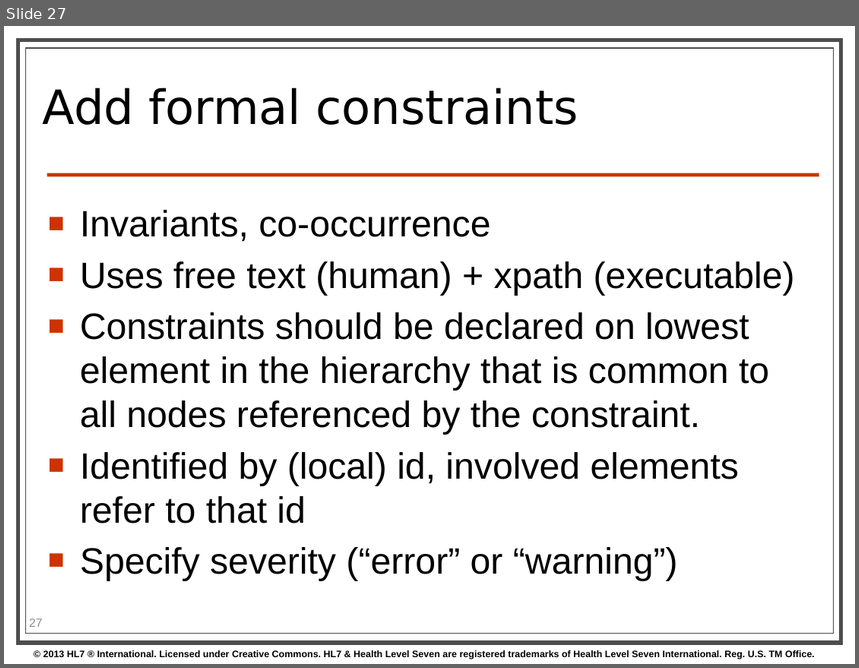
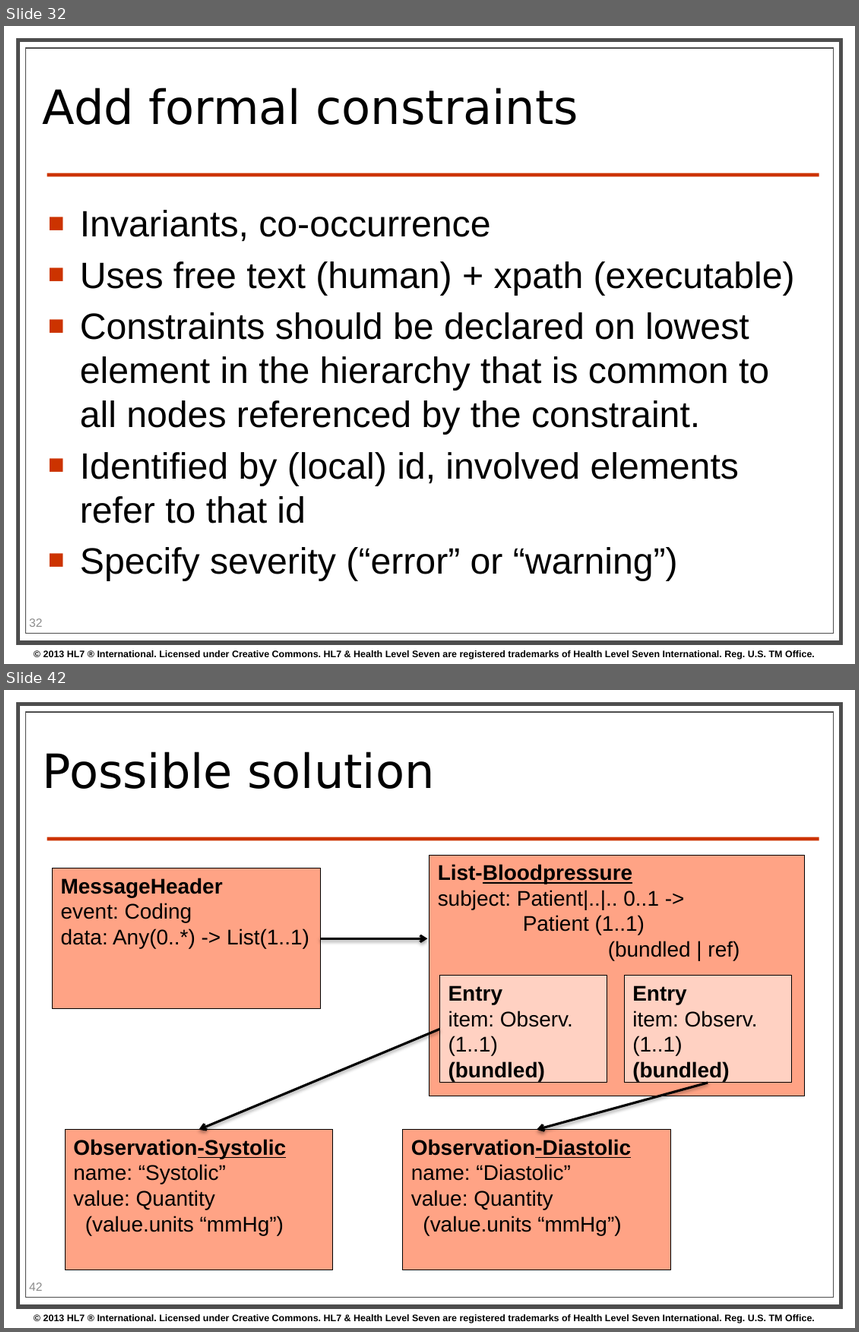
Before and after one commit to kevinpeterson/fhir, a slide deck: presentations/2014-01 Tutorials/201401 - San Antonio - Profiling FHIR.pptx. Shown one above the other, each under a label of ours: slide 27 before the commit, slides 32 and 42 after it; the slides between them are not shown. The pictures are 859x668 and 859x1332 pixels, drawn with LibreOffice and Linux fonts; fonts in the diff are those of the drawing; background and template pictures are left out. Boxes give left, top, right and bottom in pixels: in the first picture for what was removed or moved away, otherwise in the second. Text is boxed around its words. In the diff, an @@ line names an element or a change of style, - is before the commit and + after.

```diff
--- a/presentations/2014-01 Tutorials/201401 - San Antonio - Profiling FHIR.pptx
+++ b/presentations/2014-01 Tutorials/201401 - San Antonio - Profiling FHIR.pptx
@@ slide 42 added at (x1=4, y1=690, x2=855, y2=1328), background #FFFFFF; not listed: 4 template elements that a slide beside it also shows @@
@@ title added at (x1=43, y1=752, x2=435, y2=789), 40 pt, text #000000 @@
+Possible solution
@@ rectangle added at (x1=53, y1=869, x2=321, y2=1009), fill #FFA385, outline #000000 0.75 pt, 18 pt, text #000000 @@
+MessageHeader
+event: Coding
+data: Any(0..*) -> List(1..1)
@@ rectangle added at (x1=430, y1=855, x2=805, y2=1096), fill #FFA385, outline #000000 0.75 pt, 18 pt, text #000000 @@
+List-Bloodpressure
+subject: Patient|..|.. 0..1 ->
+Patient (1..1)
+(bundled | ref)
@@ arrow added from (321, 939) to (428, 939), #000000 2 pt @@
@@ rectangle added at (x1=439, y1=976, x2=607, y2=1083), fill #FFD1C2, outline #000000 0.75 pt, 18 pt, text #000000 @@
+Entry
+item: Observ. (1..1) (bundled)
@@ rectangle added at (x1=624, y1=976, x2=792, y2=1083), fill #FFD1C2, outline #000000 0.75 pt, 18 pt, text #000000 @@
+Entry
+item: Observ. (1..1) (bundled)
@@ arrow added from (439, 1030) to (199, 1130), #000000 2 pt @@
@@ arrow added from (708, 1083) to (537, 1130), #000000 2 pt @@
@@ rectangle added at (x1=66, y1=1130, x2=333, y2=1271), fill #FFA385, outline #000000 0.75 pt, 18 pt, text #000000 @@
+Observation-Systolic
+name: “Systolic”
+value: Quantity
+(value.units “mmHg”)
@@ rectangle added at (x1=403, y1=1130, x2=671, y2=1271), fill #FFA385, outline #000000 0.75 pt, 18 pt, text #000000 @@
+Observation-Diastolic
+name: “Diastolic”
+value: Quantity
+(value.units “mmHg”)
@@ page number added at (x1=29, y1=1283, x2=42, y2=1291), 10 pt, text #8C8C8C @@
+42
@@ what was slide 27 is now slide 32 @@
@@ page number at (x1=29, y1=619, x2=42, y2=627): text changed @@
-27
+32
```
Also in this commit, not shown: 5 slides changed, 10 other slides added, 2 slides removed.
